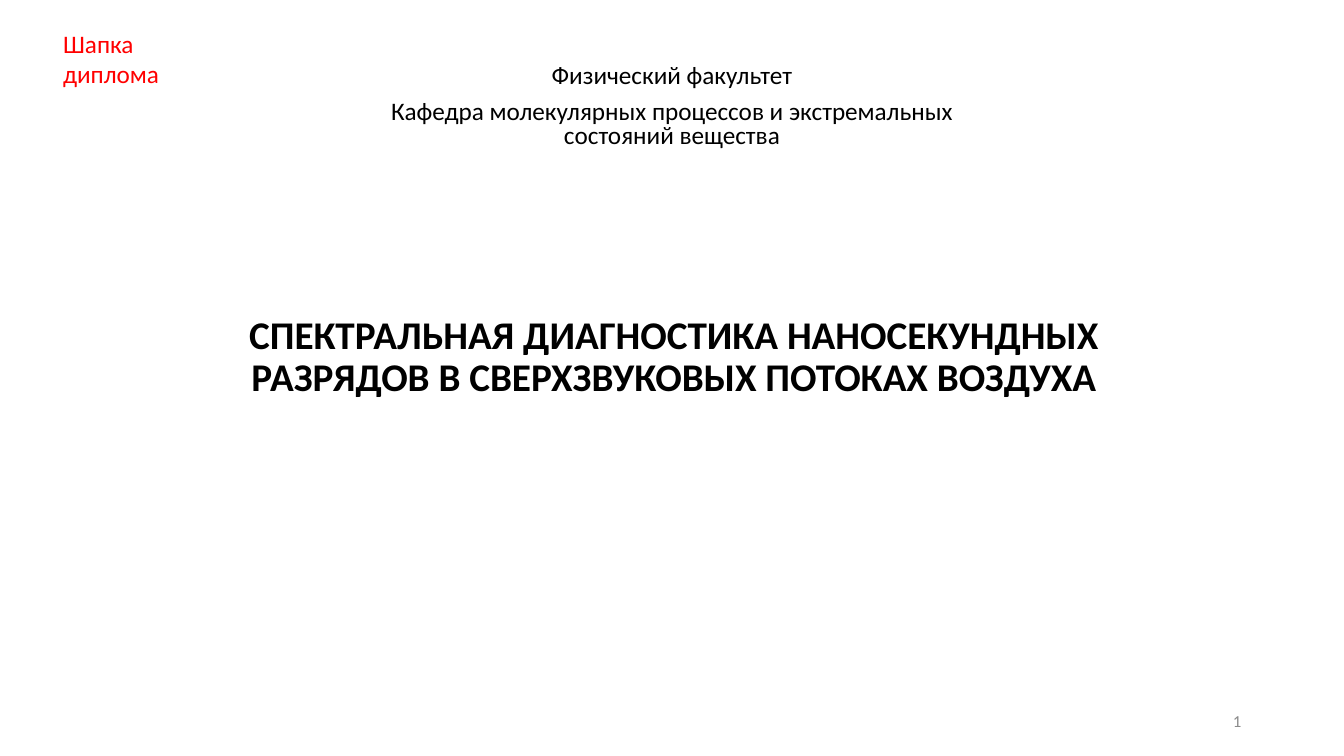
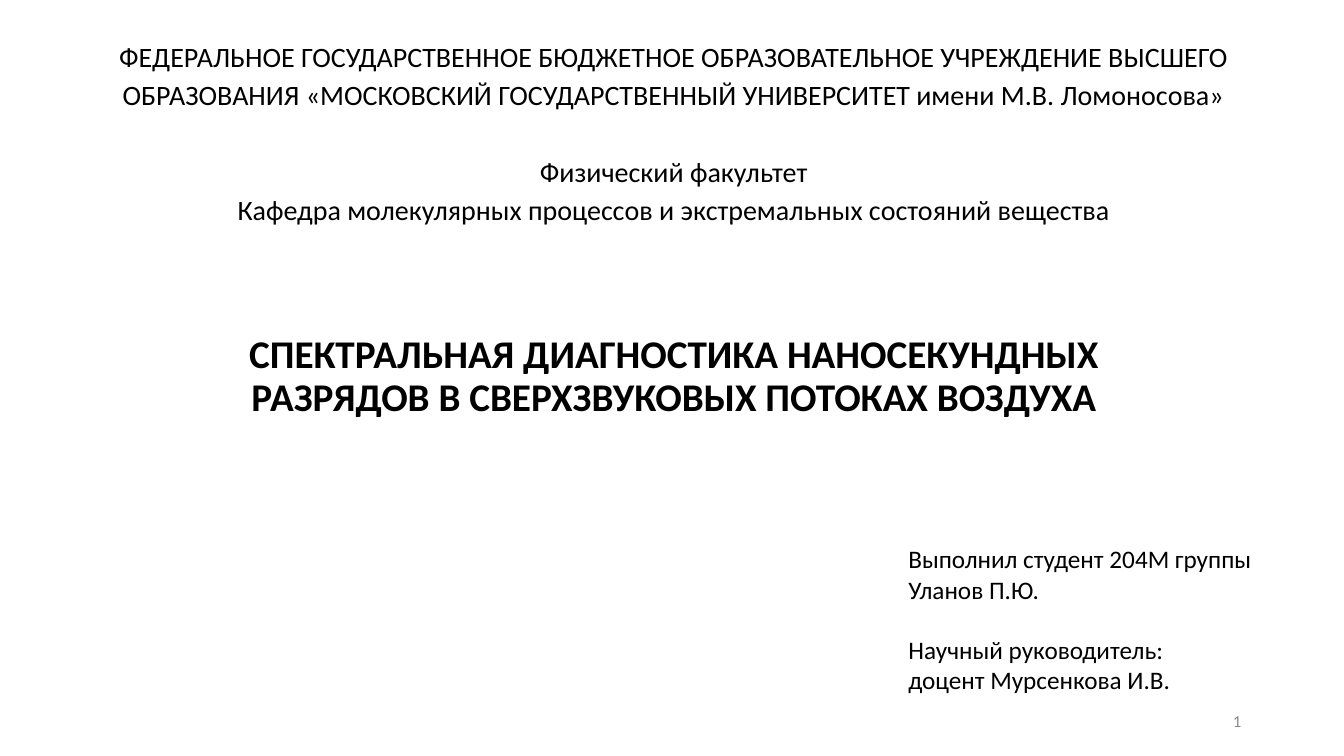
Before and after one commit to ulanich/msu, a slide deck: slide 1 of МАГ.ДИСС/предзащита.pptx. Drawn at 1344x756 pixels with LibreOffice and Linux fonts; fonts in the diff are those of the drawing. Boxes give left, top, right and bottom in pixels: in the first picture for what was removed or moved away, otherwise in the second. Text is boxed around its words. In the diff, an @@ line names an element or a change of style, - is before the commit and + after.

```diff
--- a/МАГ.ДИСС/предзащита.pptx
+++ b/МАГ.ДИСС/предзащита.pptx
@@ text "ФЕДЕРАЛЬНОЕ ГОСУДАРСТВЕННОЕ БЮДЖЕТНОЕ ОБРАЗОВАТЕЛЬНОЕ УЧРЕЖД ...": place and size @@
-text "ФЕДЕРАЛЬНОЕ ГОСУДАРСТВЕННОЕ БЮДЖЕТНОЕ ОБРАЗОВАТЕЛЬНОЕ УЧРЕЖД ..." at (391,67,952,148)
+text "ФЕДЕРАЛЬНОЕ ГОСУДАРСТВЕННОЕ БЮДЖЕТНОЕ ОБРАЗОВАТЕЛЬНОЕ УЧРЕЖД ..." at (119,48,1227,225)
@@ text removed at (63,36,159,87) @@
-Шапка диплома
@@ text at (119,48,1227,110): paragraph added @@
+ФЕДЕРАЛЬНОЕ ГОСУДАРСТВЕННОЕ БЮДЖЕТНОЕ ОБРАЗОВАТЕЛЬНОЕ УЧРЕЖДЕНИЕ ВЫСШЕГО ОБРАЗОВАНИЯ «МОСКОВСКИЙ ГОСУДАРСТВЕННЫЙ УНИВЕРСИТЕТ имени М.В. Ломоносова»
@@ text at (238,163,1110,225): size 18 to 20 pt in "Физический факультет", "Кафедра молекулярных процессов и экстремальных состояний вещ ..." @@
@@ title "СПЕКТРАЛЬНАЯ ДИАГНОСТИКА НАНОСЕКУНДНЫХ РАЗРЯДОВ В ...": place and size @@
-title "СПЕКТРАЛЬНАЯ ДИАГНОСТИКА НАНОСЕКУНДНЫХ РАЗРЯДОВ В ..." at (249,323,1098,397)
+title "СПЕКТРАЛЬНАЯ ДИАГНОСТИКА НАНОСЕКУНДНЫХ РАЗРЯДОВ В ..." at (249,342,1098,417)
@@ text added at (908,551,1251,693), 18 pt, text #000000 @@
+Выполнил студент 204М группы
+Уланов П.Ю.
+Научный руководитель:
+доцент Мурсенкова И.В.
```
Also in this commit, not shown: 12 other slides changed, 2 slides added, 2 slides removed.
